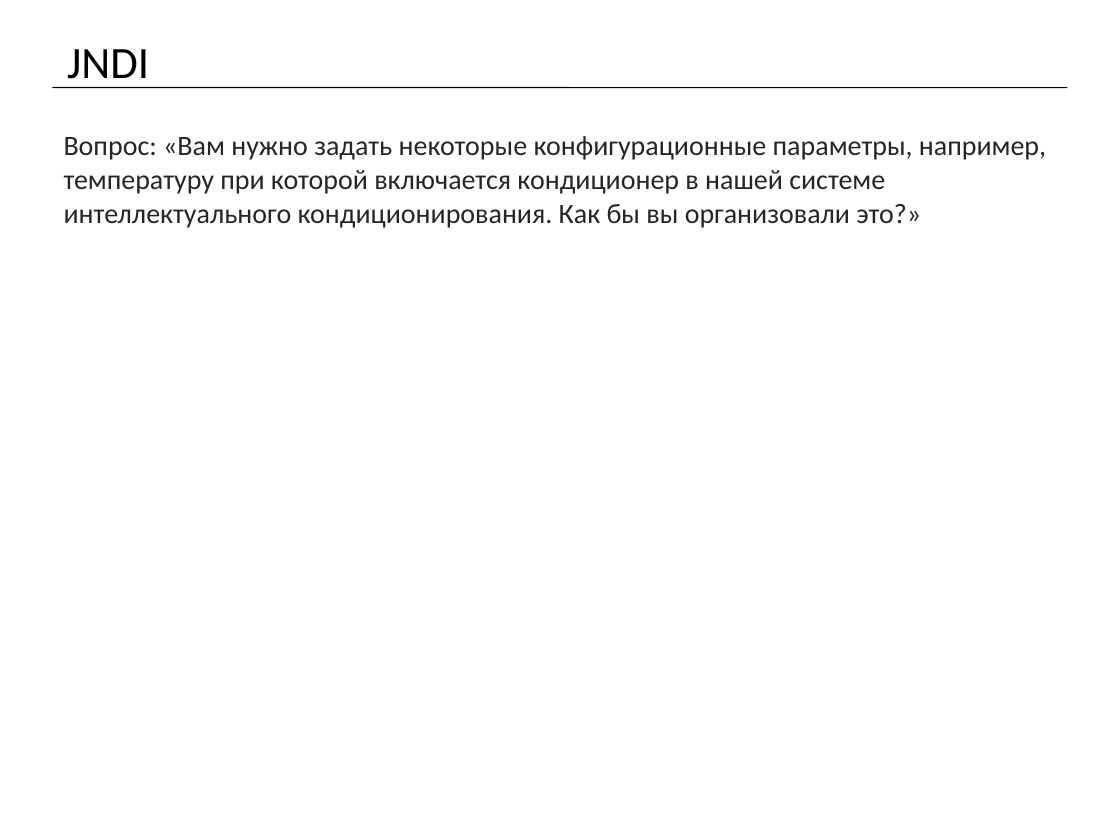
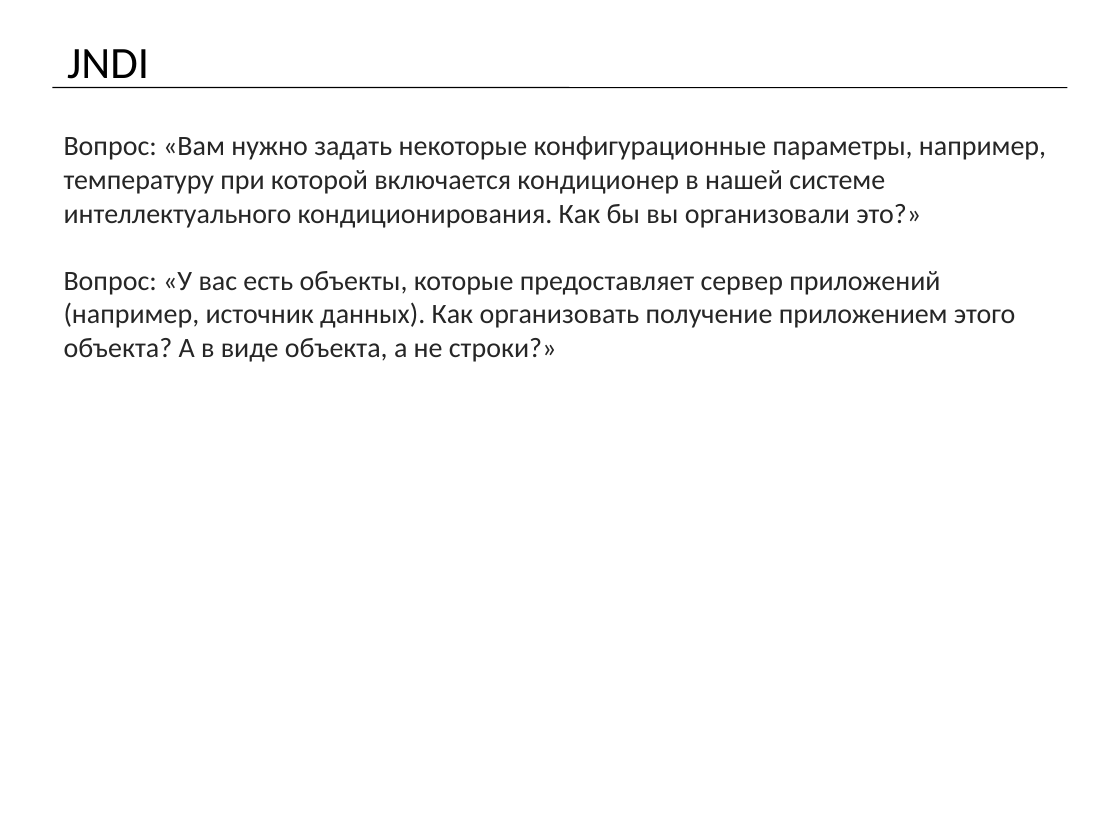
Before and after one commit to mrdekk/j2ee_course, a slide deck: slide 13 of lectures/j2ee. Lecture 3.pptx (slide 10 before the commit). Drawn at 1120x840 pixels with LibreOffice and Linux fonts; fonts in the diff are those of the drawing. Boxes give left, top, right and bottom in pixels: in the first picture for what was removed or moved away, otherwise in the second. Text is boxed around its words. In the diff, an @@ line names an element or a change of style, - is before the commit and + after.

```diff
--- a/lectures/j2ee. Lecture 3.pptx
+++ b/lectures/j2ee. Lecture 3.pptx
@@ text at (x1=64, y1=271, x2=1016, y2=362): paragraph added @@
+Вопрос: «У вас есть объекты, которые предоставляет сервер приложений (например, источник данных). Как организовать получение приложением этого объекта? А в виде объекта, а не строки?»
```
Also in this commit, not shown: 8 other slides changed, 8 slides added, 2 slides removed, 40 other files.
